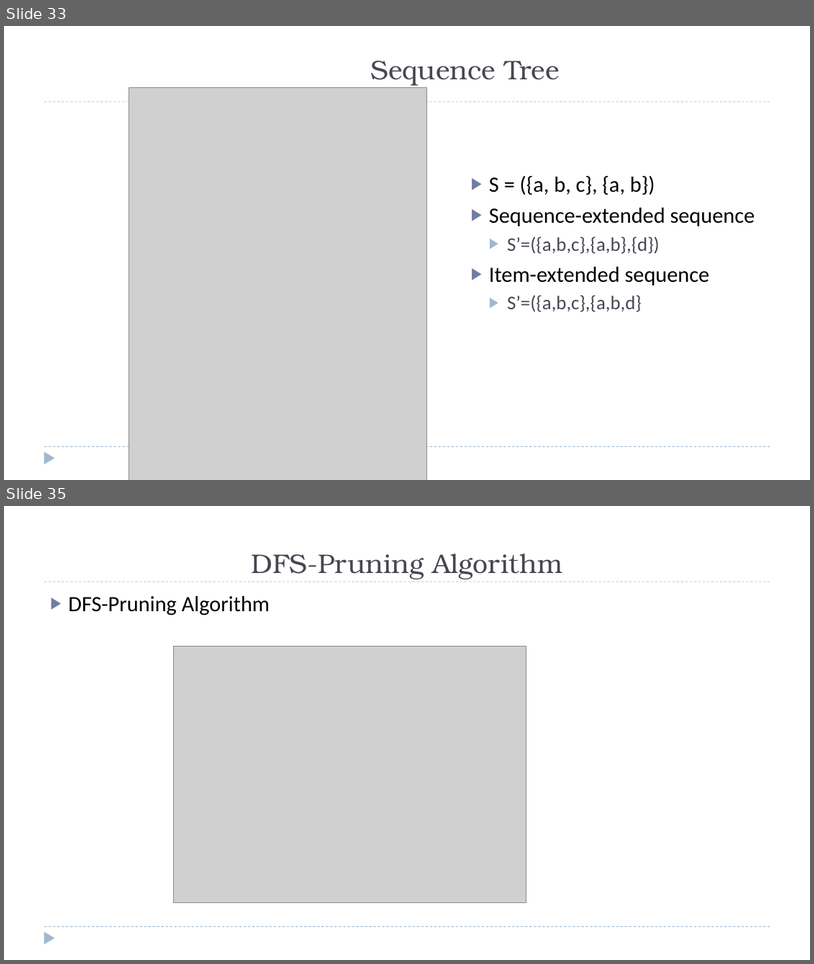
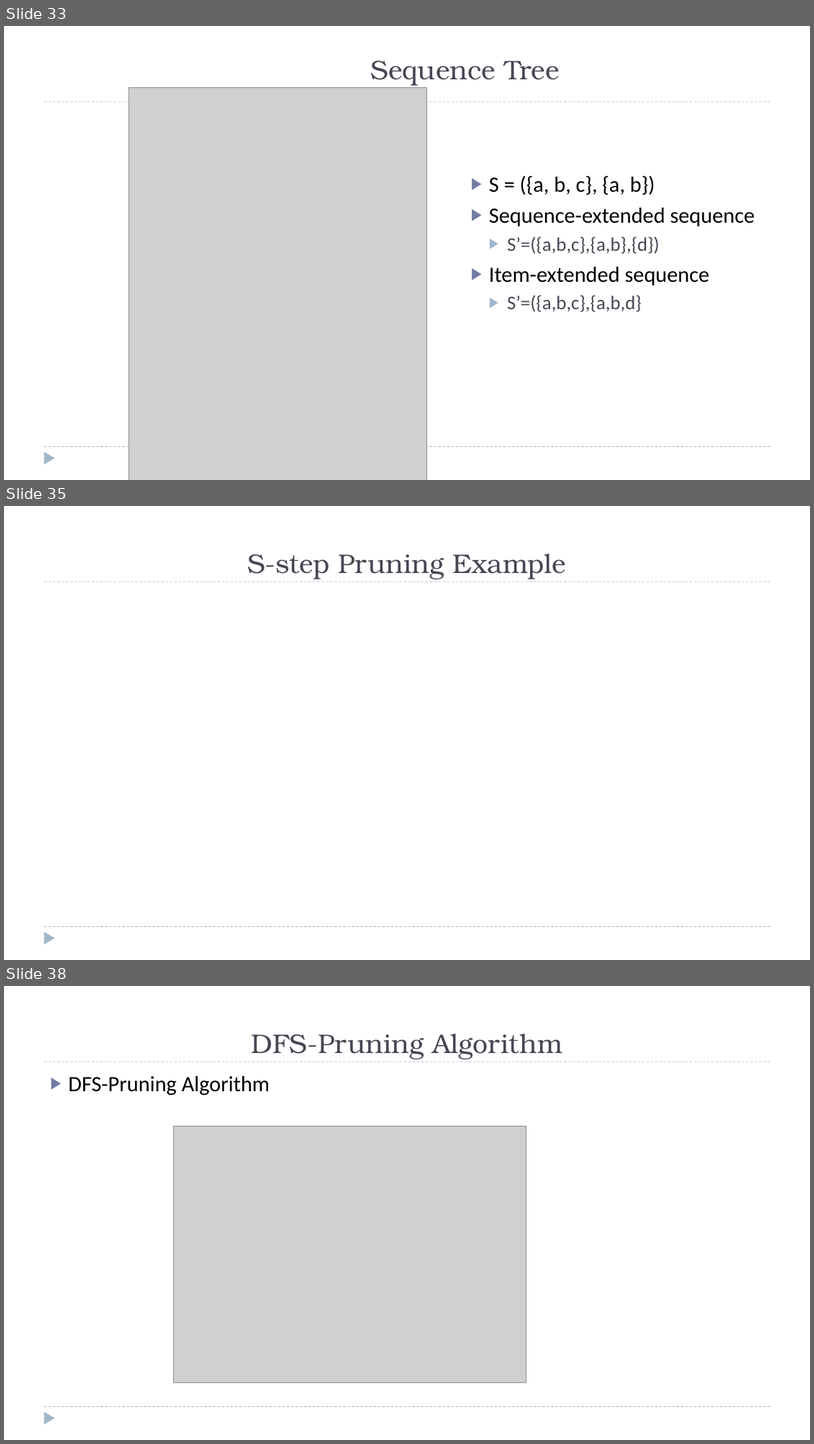
Before and after one commit to zixiaojindao/time-series-survey, a slide deck: slide/tsdm.pptx. Shown one above the other, each under a label of ours: slides 33 and 35 before the commit, slides 33, 35 and 38 after it; the slides between them are not shown. The pictures are 814x964 and 814x1444 pixels, drawn with LibreOffice and Linux fonts; fonts in the diff are those of the drawing; grey boxes stand for pictures. Boxes give left, top, right and bottom in pixels: in the first picture for what was removed or moved away, otherwise in the second. Text is boxed around its words. In the diff, an @@ line names an element or a change of style, - is before the commit and + after.

```diff
--- a/slide/tsdm.pptx
+++ b/slide/tsdm.pptx
@@ slide 35 added at (4,506,810,960), background #FFFFFF; not listed: 3 template elements that a slide beside it also shows @@
@@ title added at (247,554,566,579), 32 pt, text #464653 @@
+S-step Pruning Example
@@ what was slide 35 is now slide 38 @@
```
Also in this commit, not shown: 3 slides changed, 4 other slides added, 1 slide removed.
